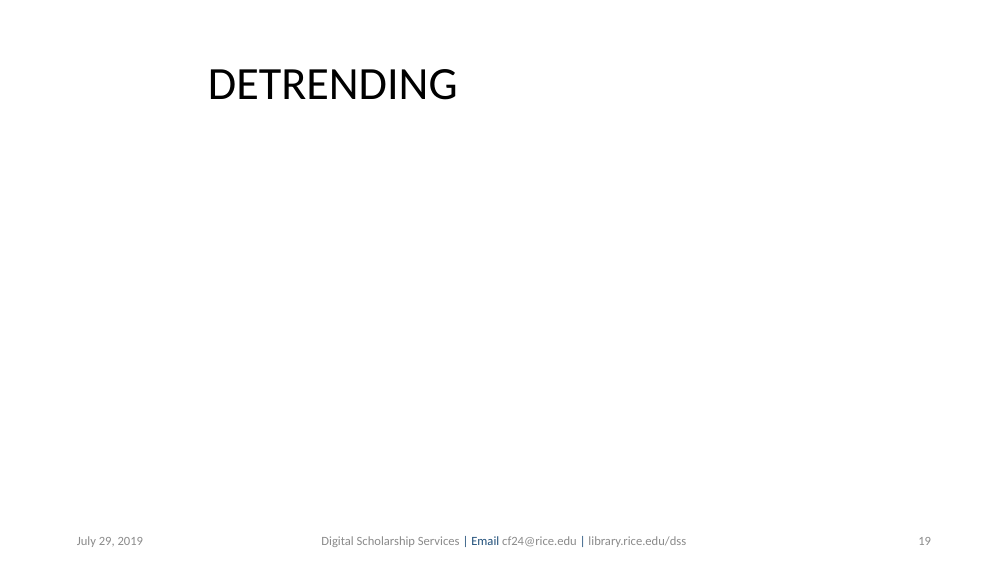
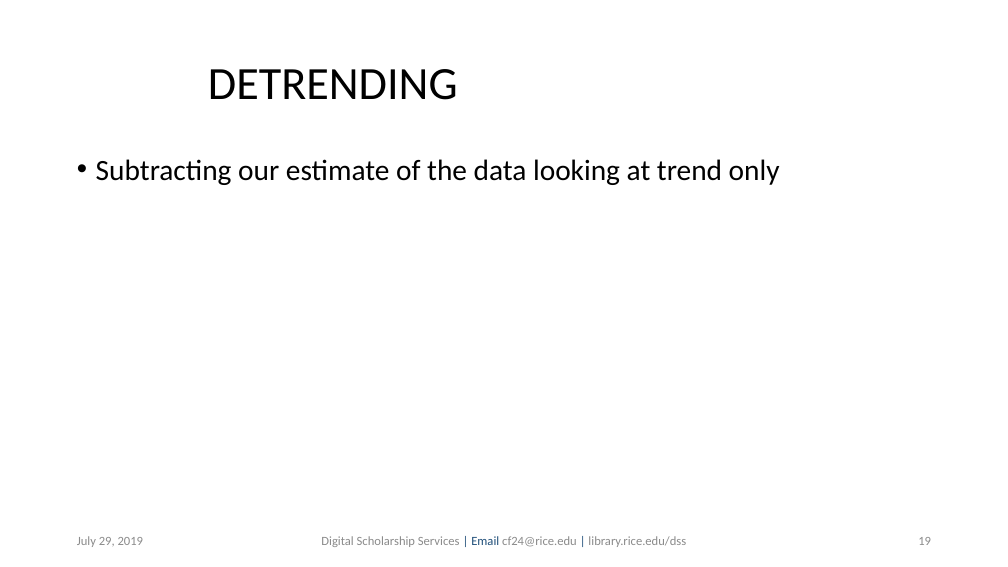
Before and after one commit to bakitybacon/rice-data-and-donuts, a slide deck: slide 19 of tsa/Introduction to Time Series Analysis.pptx. Drawn at 1008x567 pixels with LibreOffice and Linux fonts; fonts in the diff are those of the drawing; background and template pictures are left out. Boxes give left, top, right and bottom in pixels: in the first picture for what was removed or moved away, otherwise in the second. Text is boxed around its words. In the diff, an @@ line names an element or a change of style, - is before the commit and + after.

```diff
--- a/tsa/Introduction to Time Series Analysis.pptx
+++ b/tsa/Introduction to Time Series Analysis.pptx
@@ text added at bbox=[96, 159, 780, 185], 28 pt, text #000000 @@
+• Subtracting our estimate of the data looking at trend only
```
Also in this commit, not shown: 5 other slides changed, 12 slides added.
